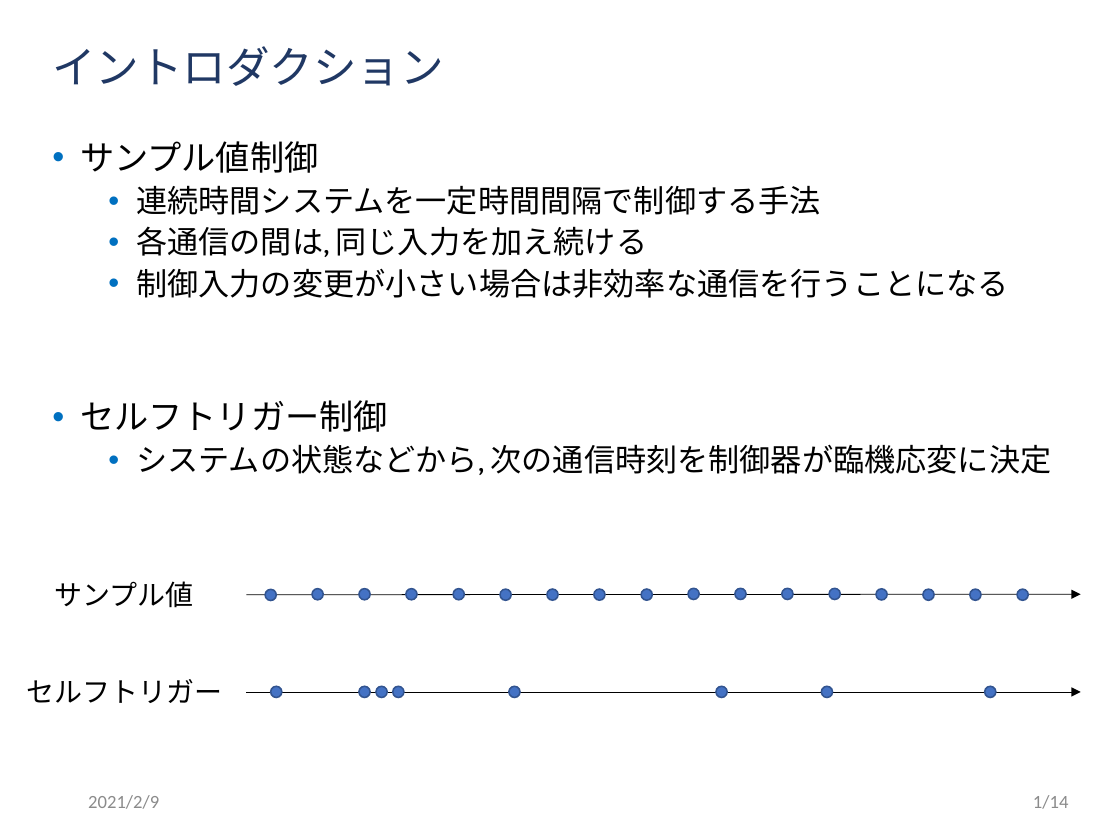
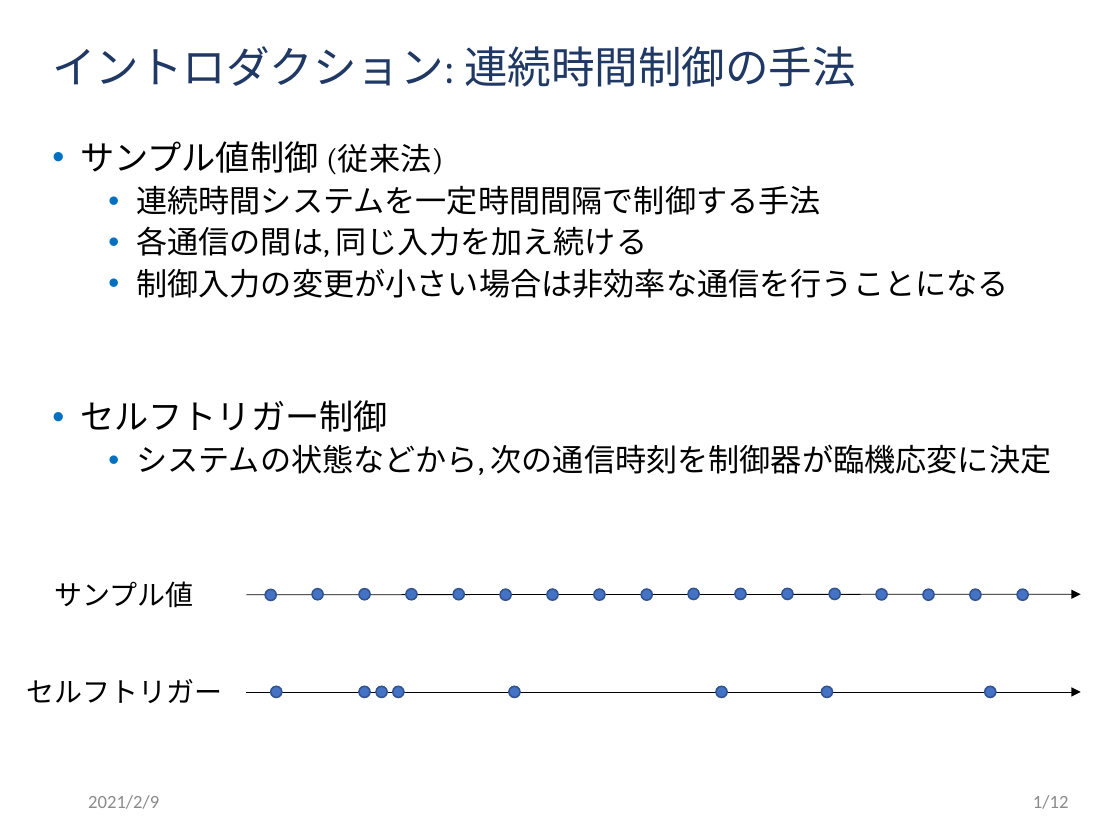
Before and after one commit to ibuki1024/thesis, a slide deck: slide 2 of slide/master.pptx. Drawn at 1120x840 pixels with LibreOffice and Linux fonts; fonts in the diff are those of the drawing; background and template pictures are left out. Boxes give left, top, right and bottom in pixels: in the first picture for what was removed or moved away, otherwise in the second. Text is boxed around its words. In the diff, an @@ line names an element or a change of style, - is before the commit and + after.

```diff
--- a/slide/master.pptx
+++ b/slide/master.pptx
@@ title at (x1=52, y1=46, x2=855, y2=87): text changed @@
-イントロダクション
+イントロダクション: 連続時間制御の手法
@@ text at (x1=80, y1=141, x2=443, y2=175): text changed @@
-• サンプル値制御
+• サンプル値制御 (従来法)
@@ page number at (x1=1033, y1=795, x2=1069, y2=809): text changed @@
-1/14
+1/12
```
Also in this commit, not shown: 14 other slides changed.
